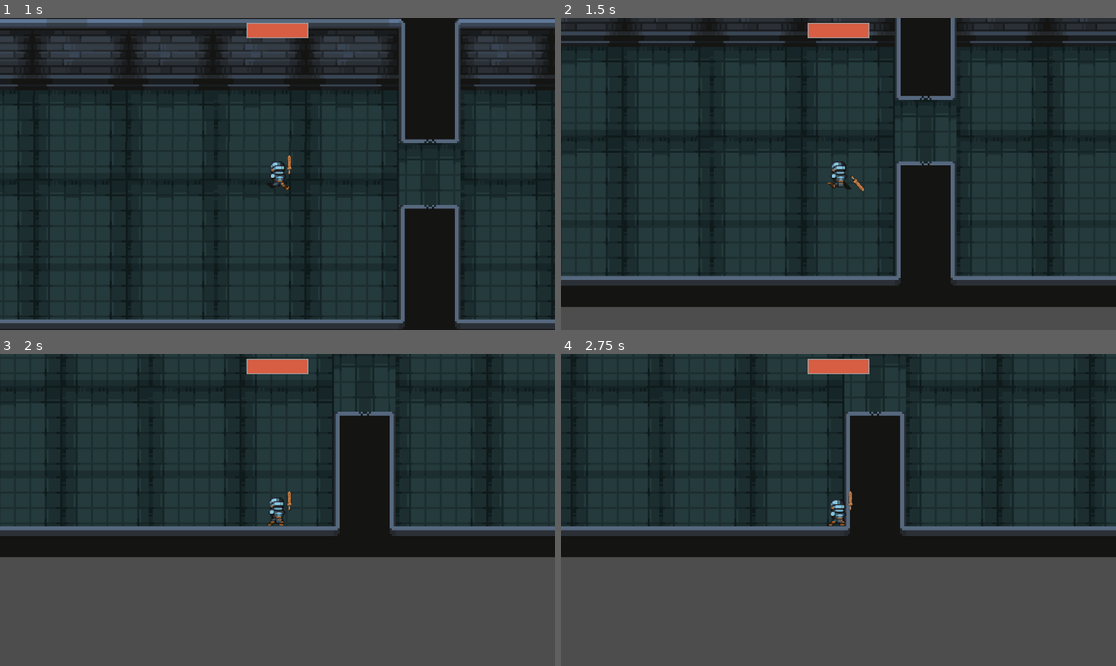
Above: before the commit, frames 1-4 (two rows, left to right).
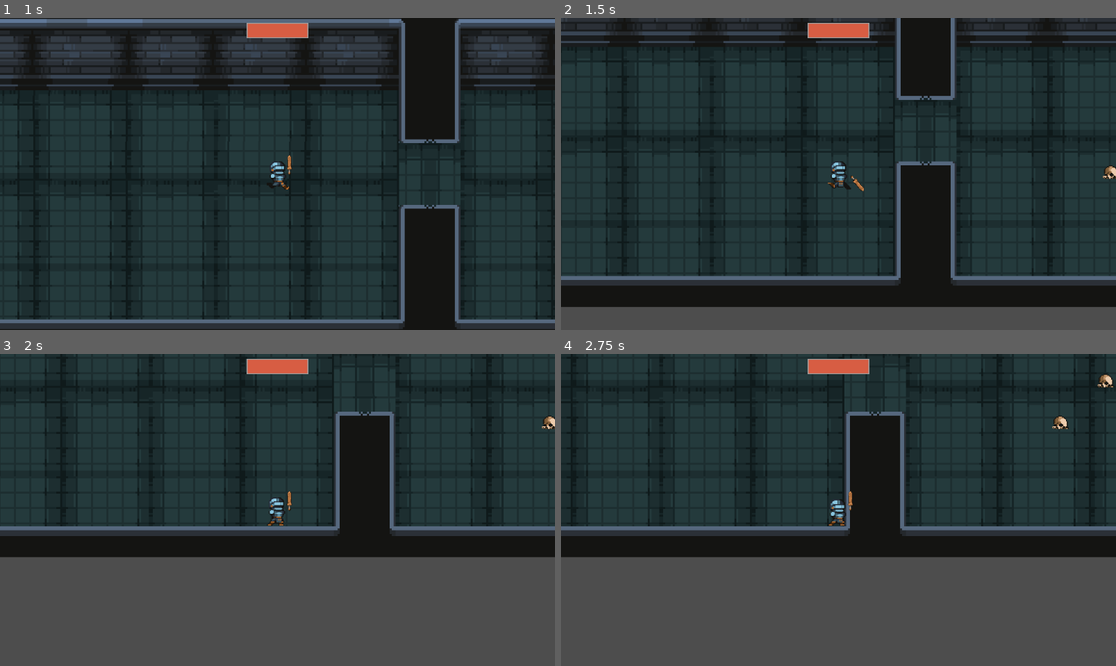
Above: after the commit, the same moments.

Repository: Robert-Riordan-UCD/GameDevJourney
Game: Godot game, scene res://World/Levels/level.tscn
Same seed, same stepped clock (60 frames per second), same inputs: the game is played once before the commit and once after it.
Inputs (mouse positions are in pixels of both pictures, inside the frame that each line leads up to):
- Up to frame 1 (1 s): tap Enter at 0.5 s; move the mouse to (399, 158) at 0.52 s; hold D (player_right) from 0.53 s (still down); hold Space (player_dash) from 0.53 s (still down)
- Up to frame 2 (1.5 s): move the mouse to (727, 189) at 1.27 s; release D (player_right) at 1.28 s; release Space (player_dash) at 1.28 s; hold S (player_down) from 1.28 s (still down); click (727, 189) at 1.35 s
- Up to frame 3 (2 s): keep holding S (player_down)
- Up to frame 4 (2.75 s): move the mouse to (894, 441) at 2.02 s; release S (player_down) at 2.03 s; hold D (player_right) from 2.03 s (still down); hold Space (player_dash) from 2.03 s (still down)

Frame 1 is identical in both runs. In frame 2, less than 0.1% of the frame differs, in the area x 97-100%, y 47-52%; in frame 3, less than 0.1%; in frame 4, 0.2%, in the area x 88-100%, y 6-25%.

Commit message:
Boss spawns every 5 levels now

Diff:
--- a/Rougelike_Bullethell_Dungeon_Crawler/World/Levels/level.gd
+++ b/Rougelike_Bullethell_Dungeon_Crawler/World/Levels/level.gd
@@ -2,6 +2,7 @@
 
 @export var level:int = 1
 @export var level_transtion_time:float = 1.0
+@export var boss_level:int = 5
 
 @onready var room_scene:PackedScene = preload("res://World/Rooms/room.tscn")
 @onready var rooms:Node2D = $Rooms
@@ -16,7 +17,8 @@
 	var room_positions:Array[Vector2i] = generate_room_positions()
 	generate_rooms_at_positions(room_positions)
 	var final_room:Room = create_final_room()
-	final_room.add_boss()
+	if level%boss_level == 0:
+		final_room.add_boss()
 
 func generate_room_positions() -> Array[Vector2i]:
 	var next_room:Vector2i = Vector2(0, 0)
